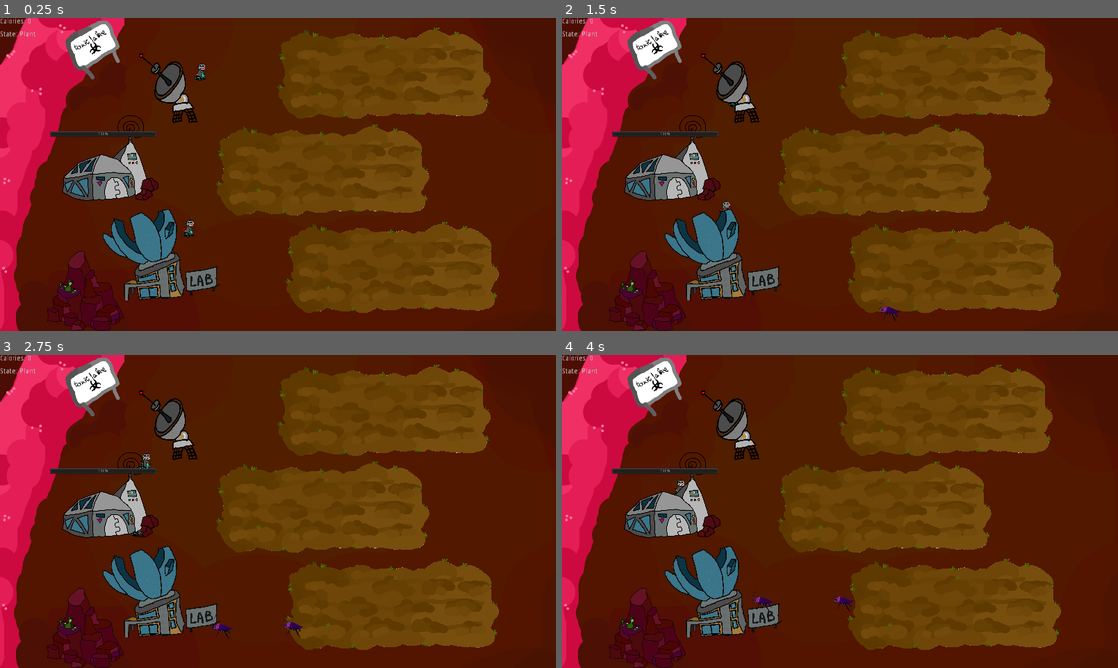
Above: before the commit, frames 1-4 (two rows, left to right).
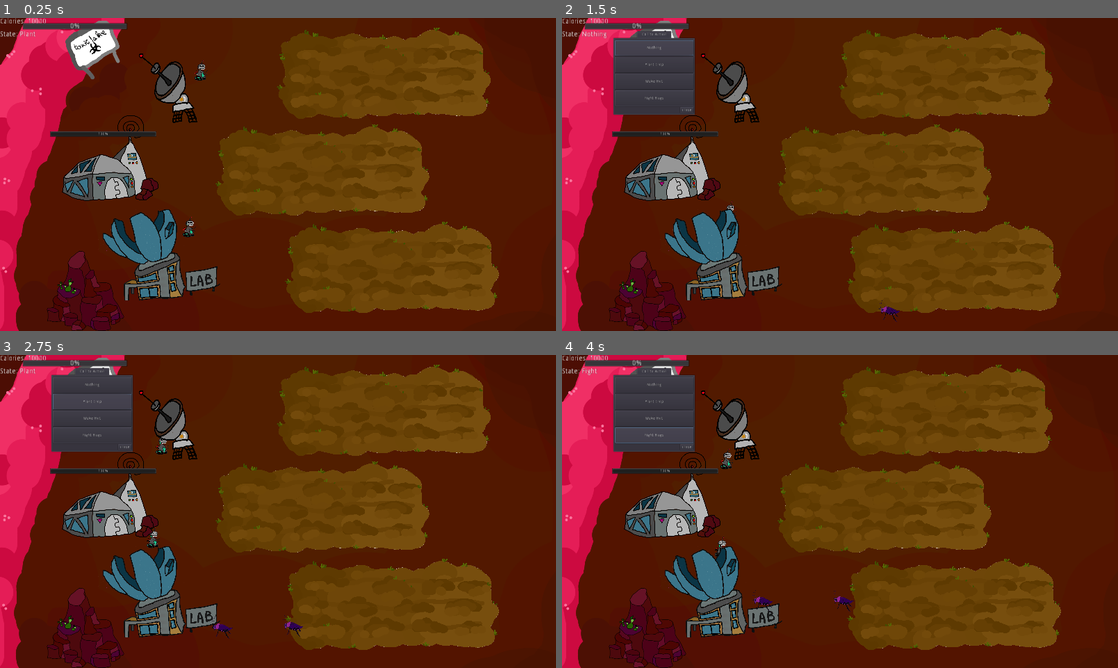
Above: after the commit, the same moments.

Repository: RobertKajnak/NoControlGMTK
Game: Godot game, scene res://src/scenes/Garden.tscn
Same seed, same stepped clock (60 frames per second), same inputs: the game is played once before the commit and once after it.
Inputs (mouse positions are in pixels of both pictures, inside the frame that each line leads up to):
- Up to frame 1 (0.25 s): no input
- Up to frame 2 (1.5 s): tap Enter at 0.5 s; move the mouse to (734, 96) at 0.52 s; click (734, 96) at 0.67 s; click (656, 49) at 1.25 s, where only the run after the commit has a clickable "Nothing"
- Up to frame 3 (2.75 s): click (94, 401) at 2 s, where only the run after the commit has a clickable "Plant Crop"
- Up to frame 4 (4 s): click (656, 417) at 2.75 s, where only the run after the commit has a clickable "Make Bot"; click (656, 436) at 3.5 s, where only the run after the commit has a clickable "Fight Bugs"

The runs differ from the first frame. In frame 1, 0.4% of the frame differs, in the area x 4-23%, y 0-4%; in frame 2, 4.2%; in frame 3, 4.4%, in the area x 4-31%, y 0-62%; in frame 4, 4.3%.

Commit message:
Implemented lab

Diff:
--- a/src/ActionMenu.gd
+++ b/src/ActionMenu.gd
@@ -4,7 +4,7 @@
 	visible = false
 
 func _on_Antenna_show_action_menu():
-	visible = true
+	visible = !visible
 
 func _on_closebutton_hide_action_menu():
 	visible = false
--- a/src/Base.gd
+++ b/src/Base.gd
@@ -3,6 +3,7 @@
 var max_health = 1000
 var health = max_health
 var reaching_distance = 70 # Minimum distance used by bugs to see if they are touching the base
+var spikes = 0.5
 
 func _ready():
 	Global.base_position = position
@@ -12,7 +13,7 @@
 func _on_PlantButton_button_down():
 	pass # Replace with function body.
 
-func damage_by(damage):
+func damage_by(damage, damager):
 	health = health - damage * 10
 	$HealthBar.value = health
 	if health <= 0:
--- a/src/Global.gd
+++ b/src/Global.gd
@@ -1,6 +1,6 @@
 extends Node
 
-var calories = 0
+var calories = 10000
 var calorie_rate = 1
 
 var base_position = "uninitialized"
@@ -11,12 +11,20 @@
 # A Dictionary from position to plant data (a number)
 var plant_data = []
 var insect_data = []
+var robot_data = []
+
+#%% Stats
+var plant_health_bonus = 0
+var plant_resistance = 1
+var plant_speed = 2
+var plant_germination = 0
+var plant_spikes = 0
 
 # Function called when a robot needs a list of empty plant locations
 func get_empty_plant_locations():
 	var result = []
 	for plant in plant_data:
-		if plant.growth_size <= 0:
+		if plant.growth_size <= 0 and not plant.not_plantable:
 			result.append(plant)
 	return result
 
--- a/src/PlantSpot.gd
+++ b/src/PlantSpot.gd
@@ -3,6 +3,11 @@
 var possible_states = []
 var growth_size = 0 # the stage of the plant
 var reaching_distance = 10 # Used by bugs to see if they are touching the plant
+var resistance = 1
+var health_buff = 1
+var spikes = 0
+
+var not_plantable = false
 
 func _ready():
 	possible_states = [$Plant_1,$Plant_2,$Plant_3,$Plant_4,$Plant_5,$Plant_6]
@@ -13,13 +18,19 @@
 
 func start_grow():
 	growth_size = 1
+	resistance = Global.plant_health_bonus
+	health_buff = Global.plant_resistance
+	spikes = Global.plant_spikes
 	$Plant_1.visible = true
+	$Timer.wait_time = Global.plant_speed
 	$Timer.start()
 
-func damage_by(damage):
-	growth_size -= damage
+func damage_by(damage, damager):
+	growth_size -=  max(0, damage * resistance -health_buff)
+	damager.take_damage(damage * spikes)
 	if growth_size<=0:
 		$Timer.stop()
+
 	update_size()
 	return growth_size
 
@@ -29,8 +40,30 @@
 			possible_states[i].visible = true
 		else:
 			possible_states[i].visible = false
-
+	if growth_size>=6:
+		print(growth_size)
 
 func _on_Timer_timeout():
-	growth_size += 1
+	growth_size = min(growth_size + 1,5.9)
+
+	if rand_range(0,1) < Global.plant_germination:
+		var offspring: Area2D = load('res://src/scenes/PlantSpot.tscn').instance()
+		get_parent().add_child_below_node(get_parent().get_node('./Sprite'),offspring)
+
+		var x_throw = rand_range(-110, 60)
+		if x_throw<0:
+			x_throw = min(x_throw,-25)
+		else:
+			x_throw = max(x_throw, 25)
+
+		var y_throw = rand_range(55, 55)
+		if y_throw<0:
+			y_throw = min(y_throw,-25)
+		else:
+			y_throw = max(y_throw, 25)
+
+		offspring.position = self.position + Vector2(x_throw,y_throw)
+		offspring.not_plantable = true
+		offspring.start_grow()
+
 	update_size()
--- a/src/scenes/Antenna.tscn
+++ b/src/scenes/Antenna.tscn
@@ -3,8 +3,8 @@
 [ext_resource path="res://src/Antenna.gd" type="Script" id=1]
 [ext_resource path="res://assets/antenna.png" type="Texture" id=2]
 
-[sub_resource type="CapsuleShape2D" id=3]
-radius = 59.0
+[sub_resource type="CapsuleShape2D" id=1]
+radius = 92.2596
 height = 36.0
 
 [node name="Antenna" type="Area2D"]
@@ -12,8 +12,8 @@
 script = ExtResource( 1 )
 
 [node name="CollisionShape2D" type="CollisionShape2D" parent="."]
-position = Vector2( 0, 19 )
-shape = SubResource( 3 )
+position = Vector2( 21.3574, 12.3258 )
+shape = SubResource( 1 )
 
 [node name="Sprite" type="Sprite" parent="."]
 position = Vector2( -21, -2 )
--- a/src/scenes/CommandProg.tscn
+++ b/src/scenes/CommandProg.tscn
@@ -3,3 +3,13 @@
 [node name="CommandProg" type="Control"]
 margin_right = 40.0
 margin_bottom = 40.0
+__meta__ = {
+"_edit_use_anchors_": false
+}
+
+[node name="ProgressBar" type="ProgressBar" parent="."]
+margin_right = 212.0
+margin_bottom = 14.0
+__meta__ = {
+"_edit_use_anchors_": false
+}
--- a/src/scenes/Garden.tscn
+++ b/src/scenes/Garden.tscn
@@ -6,7 +6,6 @@
 [ext_resource path="res://src/scenes/Agyas.tscn" type="PackedScene" id=4]
 [ext_resource path="res://src/scenes/Antenna.tscn" type="PackedScene" id=5]
 [ext_resource path="res://src/scenes/Lab.tscn" type="PackedScene" id=6]
-[ext_resource path="res://src/scenes/Lab.gd" type="Script" id=7]
 [ext_resource path="res://src/scenes/CommandProg.tscn" type="PackedScene" id=8]
 [ext_resource path="res://src/Label.gd" type="Script" id=9]
 [ext_resource path="res://src/scenes/CommandProg.gd" type="Script" id=10]
@@ -70,6 +69,9 @@
 margin_right = 35.0
 margin_bottom = 41.0
 script = ExtResource( 14 )
+__meta__ = {
+"_edit_use_anchors_": false
+}
 
 [node name="CommandProg" parent="Control" instance=ExtResource( 8 )]
 script = ExtResource( 10 )
@@ -83,7 +85,6 @@
 [node name="Base" parent="." instance=ExtResource( 2 )]
 
 [node name="Lab" parent="." instance=ExtResource( 6 )]
-script = ExtResource( 7 )
 
 [node name="Antenna" parent="." instance=ExtResource( 5 )]
 
@@ -199,6 +200,7 @@
 __meta__ = {
 "_edit_use_anchors_": false
 }
+[connection signal="show_action_menu" from="Antenna" to="ActionMenu" method="_on_Antenna_show_action_menu"]
 [connection signal="button_down" from="ActionMenu/TabContainer/Call to Action/Perform Action/NothingButton" to="ActionMenu/TabContainer/Call to Action/Perform Action/NothingButton" method="_on_NothingButton_button_down"]
 [connection signal="button_down" from="ActionMenu/TabContainer/Call to Action/Perform Action/PlantButton" to="ActionMenu/TabContainer/Call to Action/Perform Action/PlantButton" method="_on_PlantButton_button_down"]
 [connection signal="button_down" from="ActionMenu/TabContainer/Call to Action/Perform Action/BotButton" to="ActionMenu/TabContainer/Call to Action/Perform Action/BotButton" method="_on_BotButton_button_down"]
--- a/src/scenes/Insect.gd
+++ b/src/scenes/Insect.gd
@@ -30,15 +30,14 @@
 		Global.kill_insect(self)
 
 func _process(delta):
-	$HealthBar.value = health
-	$HealthBar.visible = health < max_health
-
 	position = position.move_toward(target.global_position, delta * speed)
 	if position.distance_to(target.global_position) < target.reaching_distance:
-		var remaining = target.damage_by(delta)
+		var remaining = target.damage_by(delta, self)
 		if remaining <= 0:
 			acquire_new_target()
 
+	$HealthBar.value = health
+	$HealthBar.visible = health < max_health
 	add_buzz_movement(delta)
 
 func generate_starting_pos():
--- a/src/scenes/Lab.gd
+++ b/src/scenes/Lab.gd
@@ -1,16 +1,115 @@
 extends Area2D
 
 
-# Declare member variables here. Examples:
-# var a = 2
-# var b = "text"
+# Called when the node enters the scene tree for the first time.
+var button_names = {}
+onready var butGerm = $"UpgradesContainer/Plant Upgrades/UpgradeContainer/ButtonGermination"
+onready var butGrow =  $"UpgradesContainer/Plant Upgrades/UpgradeContainer/ButtonGrowthFactor"
+onready var butRes = $"UpgradesContainer/Plant Upgrades/UpgradeContainer/ButtonResistance"
+onready var butHealth = $"UpgradesContainer/Plant Upgrades/UpgradeContainer/ButtonHealth"
+onready var butSpike = $"UpgradesContainer/Plant Upgrades/UpgradeContainer/ButtonSpikes"
+
+onready var butSpeed = $"UpgradesContainer/Robot Upgrades/UpgradeContainer/ButtonSpeed"
+onready var butDamage = $"UpgradesContainer/Robot Upgrades/UpgradeContainer/ButtonDamage"
+
+var costs
+var currentLevel
+
+func _ready():
+
+	button_names = {
+		butGerm :'Germination: Level ',
+		butGrow :'Gowth Speed: Level ',
+		butRes :'Resistance: Level ',
+		butHealth : 'Health: Level ',
+		butSpike :'Spikiness: Level ',
+
+		butSpeed : 'Speed: Level',
+		butDamage : 'Damage: Level'
+	}
 
 
-# Called when the node enters the scene tree for the first time.
-func _ready():
-	pass # Replace with function body.
+	costs = {
+		butGerm : 1000,
+		butGrow : 100,
+		butRes : 100,
+		butHealth : 100,
+		butSpike : 500,
+
+		butSpeed : 300,
+		butDamage : 200,
+	}
+
+	currentLevel = {
+		butGerm : 0,
+		butGrow : 0,
+		butRes : 0,
+		butHealth : 1,
+		butSpike : 0,
+
+		butSpeed : 1,
+		butDamage : 1
+	}
+
+	update_display_name()
+
+func update_display_name():
+	for elem in button_names.keys():
+		elem.text = button_names[elem] + str(currentLevel[elem])
+
+func apply_effect(source):
+	if Global.calories - costs[source] > 0:
+		Global.calories -= costs[source]
+		currentLevel[source] += 1
+		update_display_name()
+		return true
+	return false
+
+func _on_ButtonGrowthFactor_pressed():
+	if apply_effect(butGrow):
+		if Global.plant_speed <= 0.2:
+			Global.plant_germination = 0.7
+			currentLevel[butGerm] = 'Mutation 危険！'
+		else:
+			Global.plant_speed -= 0.05
+
+func _on_ButtonResistance_pressed():
+	if apply_effect(butRes):
+		Global.plant_resistance *= 0.9
 
 
-# Called every frame. 'delta' is the elapsed time since the previous frame.
-#func _process(delta):
-#	pass
+func _on_ButtonHealth_button_down():
+	if apply_effect(butHealth):
+		if Global.plant_health_bonus == 0:
+			Global.plant_health_bonus += .1
+		if Global.plant_health_bonus == 0.5:
+			Global.plant_germination += 0.7
+			currentLevel[butGerm] = 'Mutation 危険！'
+
+func _on_ButtonSpikes_pressed():
+	if apply_effect(butSpike):
+		Global.plant_spikes += 2
+
+
+func _on_ButtonGermination_pressed():
+	if apply_effect(butGerm):
+		Global.plant_germination += 0.05
+
+
+
+
+func _on_Lab_input_event(viewport, event, shape_idx):
+	if event is InputEventMouseButton and not event.is_pressed():
+		$"UpgradesContainer".visible = !$"UpgradesContainer".visible
+
+
+func _on_ButtonSpeed_button_down():
+	if apply_effect(butSpeed):
+		for robot in Global.robot_data:
+			robot.speed += 50
+
+
+func _on_ButtonDamage_button_down():
+	if apply_effect(butDamage):
+		for robot in Global.robot_data:
+			robot.damage += 20
--- a/src/scenes/Lab.tscn
+++ b/src/scenes/Lab.tscn
@@ -1,17 +1,92 @@
-[gd_scene load_steps=3 format=2]
+[gd_scene load_steps=4 format=2]
 
 [ext_resource path="res://assets/lab.png" type="Texture" id=1]
+[ext_resource path="res://src/scenes/Lab.gd" type="Script" id=2]
 
-[sub_resource type="RectangleShape2D" id=2]
-extents = Vector2( 83, 64 )
+[sub_resource type="RectangleShape2D" id=1]
+extents = Vector2( 127.585, 129.654 )
 
 [node name="Lab" type="Area2D"]
+script = ExtResource( 2 )
 
 [node name="CollisionShape2D" type="CollisionShape2D" parent="."]
-position = Vector2( 556, 852 )
-shape = SubResource( 2 )
+position = Vector2( 545.321, 849.33 )
+shape = SubResource( 1 )
 
 [node name="Sprite" type="Sprite" parent="."]
 position = Vector2( 556, 820 )
 scale = Vector2( 0.215332, 0.2104 )
 texture = ExtResource( 1 )
+
+[node name="UpgradesContainer" type="TabContainer" parent="."]
+visible = false
+margin_left = 32.9413
+margin_top = 762.005
+margin_right = 371.941
+margin_bottom = 1002.0
+__meta__ = {
+"_edit_use_anchors_": false
+}
+
+[node name="Plant Upgrades" type="VBoxContainer" parent="UpgradesContainer"]
+anchor_right = 1.0
+anchor_bottom = 1.0
+margin_left = 4.0
+margin_top = 32.0
+margin_right = 36.0
+margin_bottom = 36.0
+
+[node name="UpgradeContainer" type="VBoxContainer" parent="UpgradesContainer/Plant Upgrades"]
+margin_right = 371.0
+margin_bottom = 92.0
+
+[node name="ButtonGrowthFactor" type="Button" parent="UpgradesContainer/Plant Upgrades/UpgradeContainer"]
+margin_right = 371.0
+margin_bottom = 20.0
+
+[node name="ButtonHealth" type="Button" parent="UpgradesContainer/Plant Upgrades/UpgradeContainer"]
+margin_right = 12.0
+margin_bottom = 20.0
+
+[node name="ButtonResistance" type="Button" parent="UpgradesContainer/Plant Upgrades/UpgradeContainer"]
+margin_top = 24.0
+margin_right = 371.0
+margin_bottom = 44.0
+
+[node name="ButtonSpikes" type="Button" parent="UpgradesContainer/Plant Upgrades/UpgradeContainer"]
+margin_top = 48.0
+margin_right = 371.0
+margin_bottom = 68.0
+
+[node name="ButtonGermination" type="Button" parent="UpgradesContainer/Plant Upgrades/UpgradeContainer"]
+margin_top = 72.0
+margin_right = 371.0
+margin_bottom = 92.0
+
+[node name="Robot Upgrades" type="VBoxContainer" parent="UpgradesContainer"]
+anchor_right = 1.0
+anchor_bottom = 1.0
+margin_left = 4.0
+margin_top = 32.0
+margin_right = -135.0
+margin_bottom = -56.0
+
+[node name="UpgradeContainer" type="VBoxContainer" parent="UpgradesContainer/Robot Upgrades"]
+margin_right = 200.0
+margin_bottom = 20.0
+
+[node name="ButtonSpeed" type="Button" parent="UpgradesContainer/Robot Upgrades/UpgradeContainer"]
+margin_right = 200.0
+margin_bottom = 20.0
+
+[node name="ButtonDamage" type="Button" parent="UpgradesContainer/Robot Upgrades/UpgradeContainer"]
+margin_right = 12.0
+margin_bottom = 20.0
+[connection signal="input_event" from="." to="." method="_on_Lab_input_event"]
+[connection signal="pressed" from="UpgradesContainer/Plant Upgrades/UpgradeContainer/ButtonGrowthFactor" to="." method="_on_ButtonGrowthFactor_pressed"]
+[connection signal="button_down" from="UpgradesContainer/Plant Upgrades/UpgradeContainer/ButtonHealth" to="." method="_on_ButtonHealth_button_down"]
+[connection signal="pressed" from="UpgradesContainer/Plant Upgrades/UpgradeContainer/ButtonResistance" to="." method="_on_ButtonResistance_pressed"]
+[connection signal="pressed" from="UpgradesContainer/Plant Upgrades/UpgradeContainer/ButtonSpikes" to="." method="_on_ButtonSpikes_pressed"]
+[connection signal="pressed" from="UpgradesContainer/Plant Upgrades/UpgradeContainer/ButtonGermination" to="." method="_on_ButtonGermination_pressed"]
+[connection signal="button_down" from="UpgradesContainer/Robot Upgrades/UpgradeContainer/ButtonSpeed" to="." method="_on_ButtonSpeed_button_down"]
+[connection signal="button_down" from="UpgradesContainer/Robot Upgrades/UpgradeContainer/ButtonDamage" to="." method="_on_ButtonDamage_button_down"]
--- /dev/null
+++ b/src/scenes/Robot Upgrades.gd
@@ -0,0 +1,6 @@
+extends VBoxContainer
+
+
+# Called when the node enters the scene tree for the first time.
+func _ready():
+	pass # Replace with function body.
--- a/src/scenes/Robot.gd
+++ b/src/scenes/Robot.gd
@@ -7,7 +7,7 @@
 var damage = 100
 
 func _ready():
-	print(Global.base_position)
+	Global.robot_data.append(self)
 
 func _process(delta):
 	match Global.action_state:
Not shown: 1 places in src/scenes/Garden.tscn that only renumber resources
